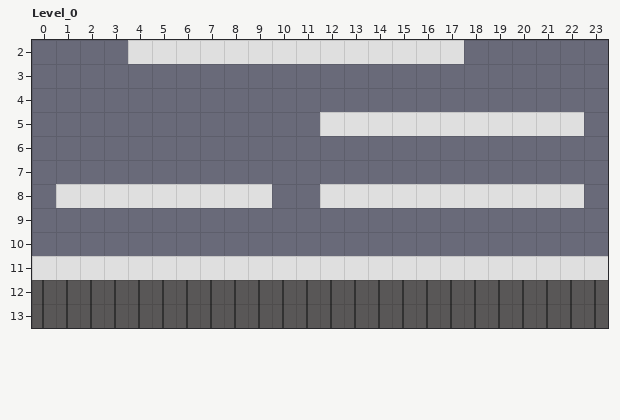
Two states of a LDtk project, assets/levels.ldtk. Above, as it was before the edit.
Cells are 16x16 px. Shown: Level_0 x 0..23, y 2..13.
The same view after the edit:
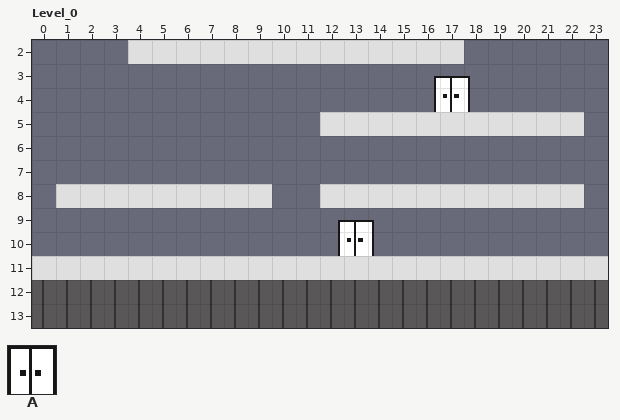
Key: from "Tileset": A 15.
Objects are placed by their top-left corner, in cells (3,4 is the top-left corner of cell 3,4); size is 1x1 cell unless given.
From old to new:
Layer "Entities" (added):
added: A "Door" at 12.8,9.5 size 1.5x1.5
added: A "Door" at 16.8,3.5 size 1.5x1.5
Where, in picture pixels (left, top, right, bottom), the same in both pictures:
added: (434, 76, 470, 112)
added: (338, 220, 374, 256)
